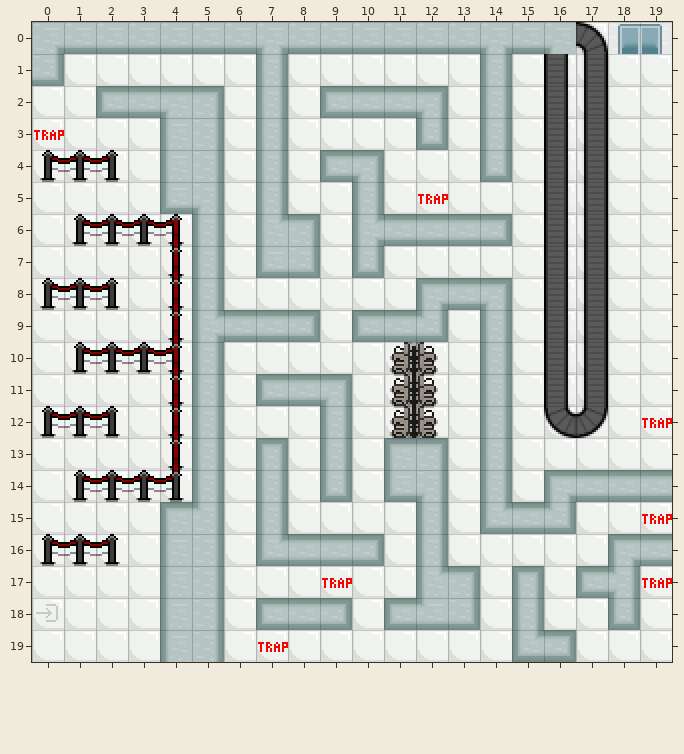
One commit to this Tiled map: maps/tiled_map_level_1.tmx. Above, as it was before the edit.
Cells are 16x16 px. Shown: x 0..19, y 0..19.
New version:
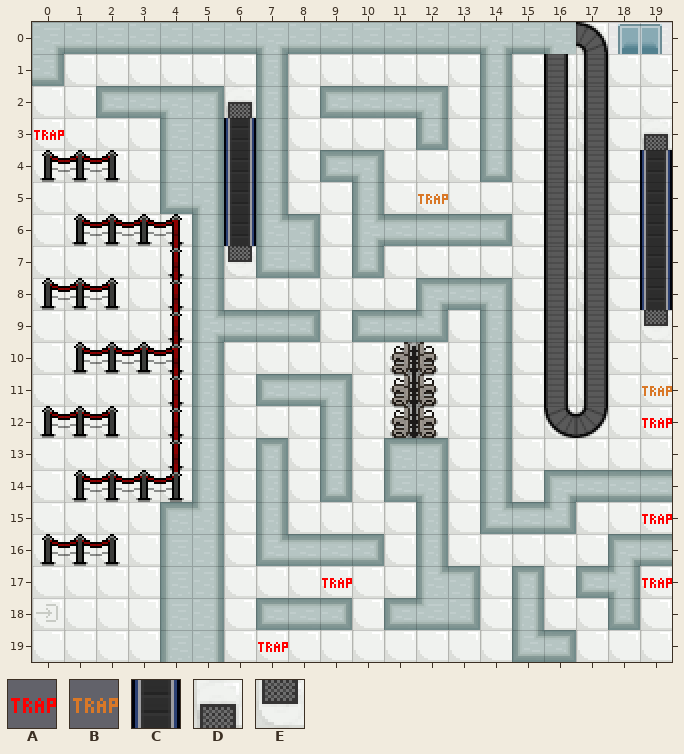
Key: from "Airport Tileset": A 30, B 31, C 50, D 54, E 55.
_ is an empty cell.
See-through tiles are keyed as they look on the map.
The exact change:
Layer "Tile Layer 2":
The edit turns tile A into tile B in row 5 at x 12.
There is now tile B in row 11 at x 19.
There is now tile C in row 3 at x 6; in rows 4 to 6 at x 6 and 19; in rows 7 to 8 at x 19.
There is now tile D in row 2 at x 6; in row 3 at x 19.
There is now tile E in row 7 at x 6; in row 9 at x 19.
Where, in picture pixels (left, top, right, bottom), the same in both pictures:
added: (224, 86, 256, 278)
added: (640, 118, 672, 342)
changed: (418, 194, 448, 204)
added: (642, 386, 672, 396)
